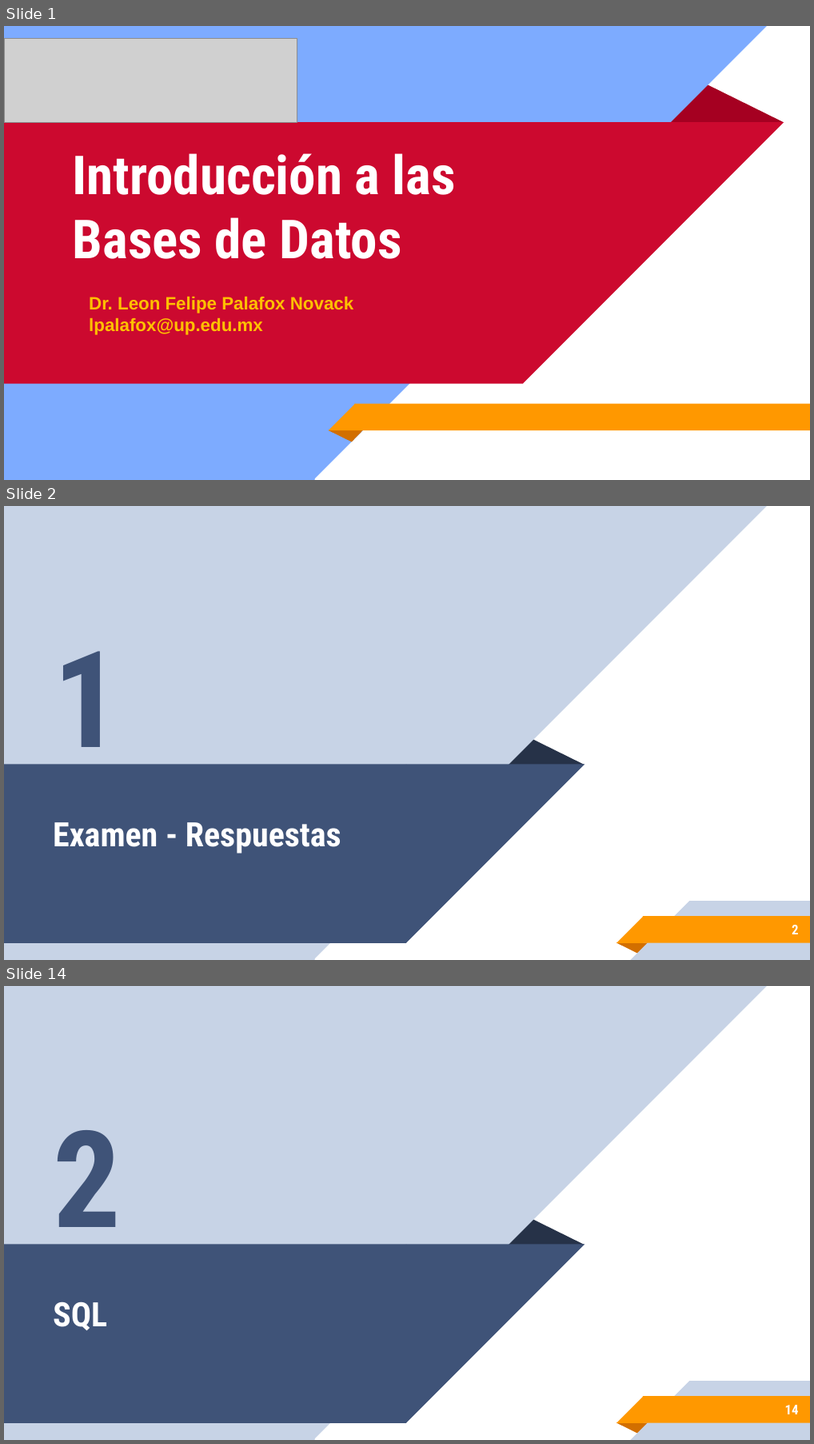
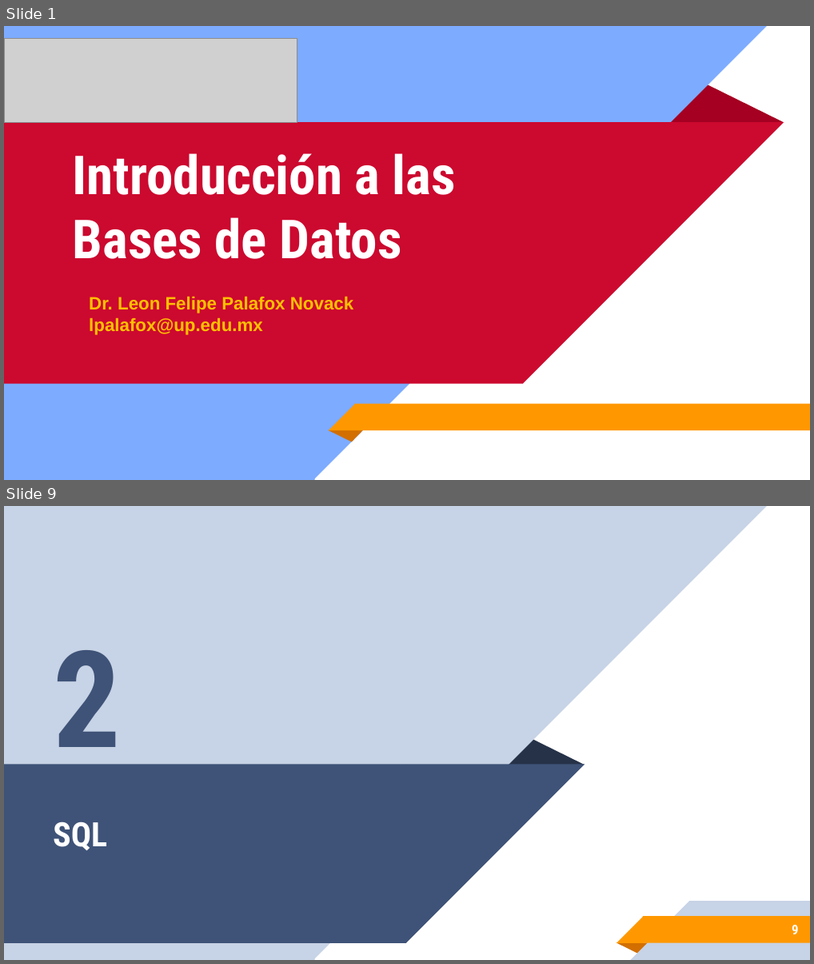
Before and after one commit to leonpalafox/dbclase, a slide deck: Slides/Clase_14_2018.pptx. Shown one above the other, each under a label of ours: slides 1, 2 and 14 before the commit, slides 1 and 9 after it; the slides between them are not shown. The pictures are 814x1444 and 814x964 pixels, drawn with LibreOffice and Linux fonts; fonts in the diff are those of the drawing; grey boxes stand for pictures. Boxes give left, top, right and bottom in pixels: in the first picture for what was removed or moved away, otherwise in the second. Text is boxed around its words. In the diff, an @@ line names an element or a change of style, - is before the commit and + after.

```diff
--- a/Slides/Clase_14_2018.pptx
+++ b/Slides/Clase_14_2018.pptx
@@ slide 2 removed at (x1=4, y1=506, x2=810, y2=960), background #FFFFFF; not listed: 10 template elements that a slide beside it also shows @@
@@ text removed at (x1=53, y1=651, x2=121, y2=778) @@
-1
@@ title removed at (x1=53, y1=822, x2=342, y2=853) @@
-Examen - Respuestas
@@ page number removed at (x1=792, y1=924, x2=798, y2=934) @@
-2
@@ what was slide 14 is now slide 9 @@
@@ page number at (x1=792, y1=924, x2=798, y2=934): text changed @@
-14
+9
```
Also in this commit, not shown: 1 slide changed, 7 slides added, 17 other slides removed, 3 other files.
